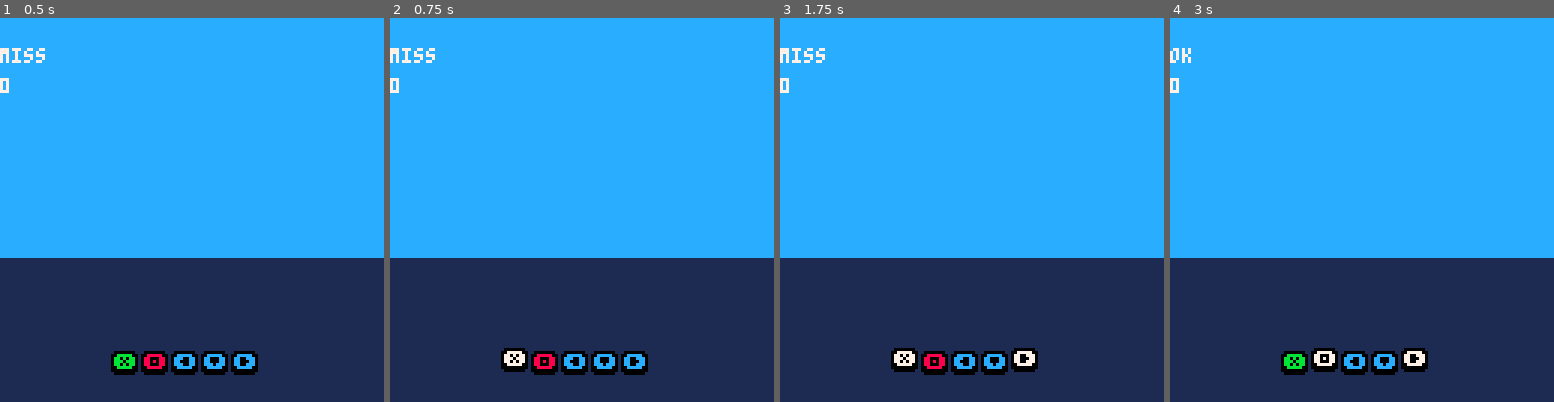
Above: before the commit, frames 1-4 (left to right).
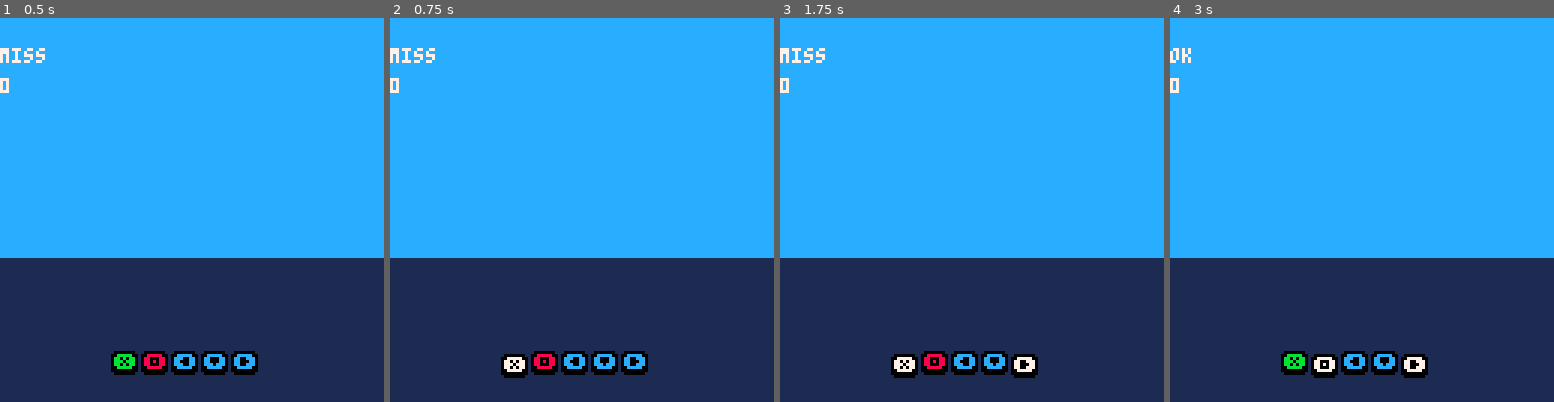
Above: after the commit, the same moments.

Repository: nascimento-cesar/pablos-encore-against-evil
Game: PICO-8 cartridge src/pablos-ultimate-encore-against-evil-forces.p8
The game is run twice, just before and just after one commit, with the same random seed, the same clock (stepped at 60 frames per second) and the same inputs.
Inputs:
- Up to frame 1 (0.5 s): tap X (X key) at 0.33 s
- Up to frame 2 (0.75 s): tap O (Z key) at 0.7 s
- Up to frame 3 (1.75 s): tap X (X key) at 1.07 s; hold Right from 1.6 s (still down); tap O (Z key) at 1.7 s
- Up to frame 4 (3 s): tap X (X key) at 1.85, 2.97 s; release Right at 2.1 s; tap O (Z key) at 2.1, 2.5, 2.9 s; hold Up 2.15-2.42 s; hold Right from 2.47 s (still down)

Frame 1 is identical in both runs. In frame 2, 0.3% of the frame differs, in the area x 28-36%, y 85-94%; in frame 3, 0.7%, in the area x 28-68%, y 85-94%; in frame 4, 0.7%.

Commit message:
ref: change class to use oop

Diff:
--- /dev/null
+++ b/src/classes/base.lua
@@ -0,0 +1,9 @@
+Base = {}
+
+function Base:new()
+  local obj = {}
+  setmetatable(obj, self)
+  self.__index = self
+
+  return obj
+end
--- a/src/classes/game.lua
+++ b/src/classes/game.lua
@@ -1,17 +1,17 @@
-Game = {
-  new = function()
-    local obj = {
-      metronome = Metronome.new(),
-      player = Player.new(),
-      song = Song.new()
-    }
+Game = Base:new()
 
-    obj.update = function()
-      obj.metronome.update()
-      obj.player.update()
-      obj.song.update(obj.metronome.current_beat, obj.metronome.frame_type, obj.player.score_up)
-    end
+function Game:new()
+  local obj = Base.new(self)
 
-    return obj
-  end
-}
+  obj.player = Player:new()
+  obj.song = Song:new("canon_rock")
+  obj.metronome = Metronome:new(obj.song.track.frames_per_beat)
+
+  return obj
+end
+
+function Game:update()
+  self.metronome:update()
+  self.player:update()
+  self.song:update(self.metronome.current_beat, self.metronome.frame_type, self.player.score_up)
+end
--- a/src/classes/metronome.lua
+++ b/src/classes/metronome.lua
@@ -1,46 +1,46 @@
-Metronome = {
-  new = function()
-    local obj = {
-      current_beat = 0,
-      frames_per_beat = 32,
-      frames = 0,
-      frame_type = ""
-    }
+Metronome = Base:new()
 
-    obj.play_beat = function()
-      if obj.frame_type == "perfect" then
-        sfx(0, 0)
-      end
-    end
+function Metronome:new(frames_per_beat)
+  local obj = Base.new(self)
 
-    obj.update = function()
-      obj.update_frames()
-      obj.play_beat()
-    end
+  obj.current_beat = 0
+  obj.frames_per_beat = frames_per_beat
+  obj.frames = 0
+  obj.frame_type = ""
 
-    obj.update_frames = function()
-      local beat_frame = obj.current_beat * obj.frames_per_beat
-      local previous_beat_frame = (obj.current_beat - 1) * obj.frames_per_beat
-      local tolerance = ceil(obj.frames_per_beat / 10)
+  return obj
+end
 
-      if obj.frames == beat_frame then
-        obj.frame_type = "perfect"
-      elseif obj.frames >= (beat_frame - tolerance) and obj.frames <= beat_frame then
-        obj.frame_type = "awesome"
-      elseif obj.frames <= (previous_beat_frame + tolerance) and obj.frames >= previous_beat_frame then
-        obj.frame_type = "awesome"
-      elseif obj.frames >= (beat_frame - tolerance * 2) and obj.frames <= beat_frame then
-        obj.frame_type = "ok"
-      elseif obj.frames <= (previous_beat_frame + tolerance * 2) and obj.frames >= previous_beat_frame then
-        obj.frame_type = "ok"
-      else
-        obj.frame_type = "miss"
-      end
+function Metronome:update()
+  self:update_frames()
+  self:play_beat()
+end
 
-      obj.current_beat += obj.frame_type == "perfect" and 1 or 0
-      obj.frames += 1
-    end
+function Metronome:play_beat()
+  if self.frame_type == "perfect" then
+    sfx(0, 0)
+  end
+end
 
-    return obj
+function Metronome:update_frames()
+  local beat_frame = self.current_beat * self.frames_per_beat
+  local previous_beat_frame = (self.current_beat - 1) * self.frames_per_beat
+  local tolerance = ceil(self.frames_per_beat / 10)
+
+  if self.frames == beat_frame then
+    self.frame_type = "perfect"
+  elseif self.frames >= (beat_frame - tolerance) and self.frames <= beat_frame then
+    self.frame_type = "awesome"
+  elseif self.frames <= (previous_beat_frame + tolerance) and self.frames >= previous_beat_frame then
+    self.frame_type = "awesome"
+  elseif self.frames >= (beat_frame - tolerance * 2) and self.frames <= beat_frame then
+    self.frame_type = "ok"
+  elseif self.frames <= (previous_beat_frame + tolerance * 2) and self.frames >= previous_beat_frame then
+    self.frame_type = "ok"
+  else
+    self.frame_type = "miss"
   end
-}
+
+  self.current_beat += self.frame_type == "perfect" and 1 or 0
+  self.frames += 1
+end
--- a/src/classes/player.lua
+++ b/src/classes/player.lua
@@ -1,23 +1,23 @@
-Player = {
-  new = function()
-    local obj = {
-      button_states = {},
-      combo = 0,
-      multiplier = 1,
-      score = 0
-    }
+Player = Base:new()
 
-    obj.score_up = function(frame_type)
-      obj.score += (frame_type == "perfect" and 20 or 10) * obj.multiplier
-      obj.combo += 1
-    end
+function Player:new()
+  local obj = Base.new(self)
 
-    obj.update = function()
-      for button_icon in all(split "❎,🅾️,⬅️,⬇️,➡️") do
-        obj.button_states[button_icon] = btn(get_button_id(button_icon))
-      end
-    end
+  obj.button_states = {}
+  obj.combo = 0
+  obj.multiplier = 1
+  obj.score = 0
 
-    return obj
+  return obj
+end
+
+function Player:update()
+  for button_icon in all(split "❎,🅾️,⬅️,⬇️,➡️") do
+    self.button_states[button_icon] = btn(get_button_id(button_icon))
   end
-}
+end
+
+function Player:score_up(frame_type)
+  self.score += (frame_type == "perfect" and 20 or 10) * self.multiplier
+  self.combo += 1
+end
--- a/src/classes/song.lua
+++ b/src/classes/song.lua
@@ -1,58 +1,55 @@
-Song = {
-  new = function()
-    local obj = {
-      track = {},
-      raw_track = "D2,0,6,0,16,-1,62|E2,1,6,0,16,-1,63/F2,0,6,0,16,-1,62"
-    }
+Song = Base:new()
 
-    obj.update = function(current_beat, frame_type, score_up_callback)
-      if #obj.track == 0 then
-        obj.parse_track()
-      end
+function Song:new(track_name)
+  local obj = Base.new(self)
 
-      if current_beat > #obj.track then
-        return
-      end
+  obj.track = get_track(track_name)
 
-      if frame_type == "perfect" then
-        local note_set = obj.track[current_beat]
+  return obj
+end
 
-        for i = 1, #note_set do
-          obj.play_note(unpack(note_set[i]))
-        end
-      end
+function Song:update(current_beat, frame_type, score_up_callback)
+  if #self.track == 0 then
+    -- self.parse_track()
+  end
+
+  if current_beat > #self.track then
+    return
+  end
+
+  if frame_type == "perfect" then
+    local note_set = self.track[current_beat]
+
+    for i = 1, #note_set do
+      self.play_note(unpack(note_set[i]))
+    end
+  end
+end
+
+function Song:parse_track()
+  local raw_note_sets = split(self.raw_track, "|")
+
+  for i = 1, #raw_note_sets do
+    local raw_note_set = split(raw_note_sets[i], "/")
+    local note_set = {}
+
+    for j = 1, #raw_note_set do
+      add(note_set, split(raw_note_set[j]))
     end
 
-    obj.parse_track = function()
-      obj.track = {}
-      local raw_note_sets = split(obj.raw_track, "|")
+    add(self.track, note_set)
+  end
+end
 
-      for i = 1, #raw_note_sets do
-        local raw_note_set = split(raw_note_sets[i], "/")
-        local note_set = {}
+function Song:play_note(sfx_id, pitch, instrument, volume, effect, speed, channel)
+  local base_address = 0x3200 + 68 * sfx_id
 
-        for j = 1, #raw_note_set do
-          add(note_set, split(raw_note_set[j]))
-        end
+  for i = 0, 31 do
+    poke(base_address + i * 2, 0)
+  end
 
-        add(obj.track, note_set)
-      end
-    end
-
-    obj.play_note = function(pitch, instrument, volume, effect, speed, channel, sfx_id)
-      local sfx_id = sfx_id or 63
-      local base_address = 0x3200 + 68 * sfx_id
-
-      for i = 0, 31 do
-        poke(base_address + i * 2, 0)
-      end
-
-      poke(base_address, get_pitch_id(pitch) + 64 * (instrument % 4))
-      poke(base_address + 1, 16 * effect + 2 * volume + flr(instrument / 4))
-      poke(base_address + 65, speed)
-      sfx(sfx_id, channel)
-    end
-
-    return obj
-  end
-}
+  poke(base_address, get_pitch_id(pitch) + 64 * (instrument % 4))
+  poke(base_address + 1, 16 * effect + 2 * volume + flr(instrument / 4))
+  poke(base_address + 65, speed)
+  sfx(sfx_id, channel or -1)
+end
--- a/src/draw.lua
+++ b/src/draw.lua
@@ -13,7 +13,7 @@
 
 function print_button(button_icon, i, c)
   local is_button_pressed = game.player.button_states[button_icon]
-  print_outlined_text(button_icon, 38 + (i * 10), 112 + (is_button_pressed and -1 or 0), is_button_pressed and 7 or c)
+  print_outlined_text(button_icon, 38 + (i * 10), 112 + (is_button_pressed and 1 or 0), is_button_pressed and 7 or c)
 end
 
 function print_outlined_text(text, x, y, c, o_c)
--- a/src/init.lua
+++ b/src/init.lua
@@ -1,4 +1,4 @@
 function _init()
   debug = ""
-  game = Game.new()
+  game = Game:new()
 end
--- a/src/pablos-ultimate-encore-against-evil-forces.p8
+++ b/src/pablos-ultimate-encore-against-evil-forces.p8
@@ -1,6 +1,7 @@
 pico-8 cartridge // http://www.pico-8.com
 version 42
 __lua__
+#include classes/base.lua
 #include classes/game.lua
 #include classes/metronome.lua
 #include classes/player.lua
--- a/src/update.lua
+++ b/src/update.lua
@@ -1,3 +1,3 @@
 function _update()
-  game.update()
+  game:update()
 end
--- a/src/utils.lua
+++ b/src/utils.lua
@@ -76,3 +76,7 @@
     ["D#5"] = 63
   })[pitch]
 end
+
+function get_track(track_name)
+  return { frames_per_beat = 32 }
+end
Not shown, removed: notes.md
